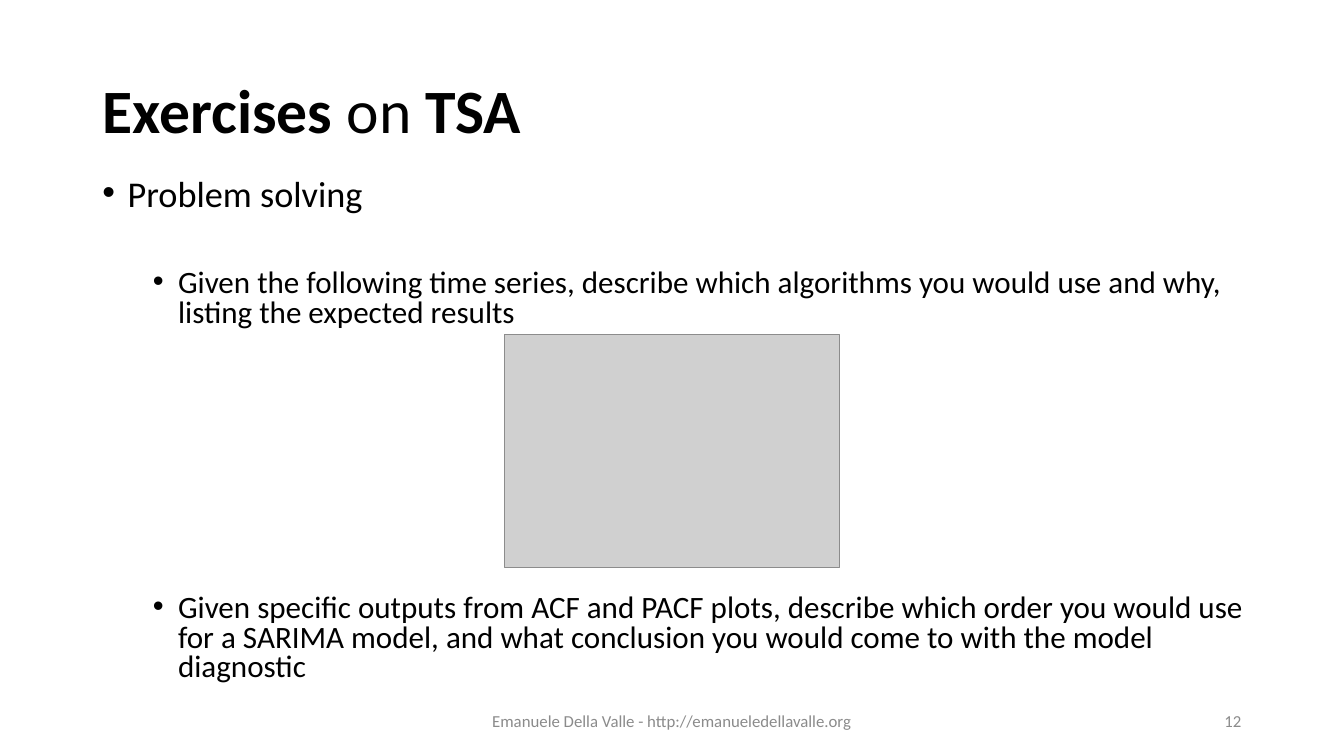
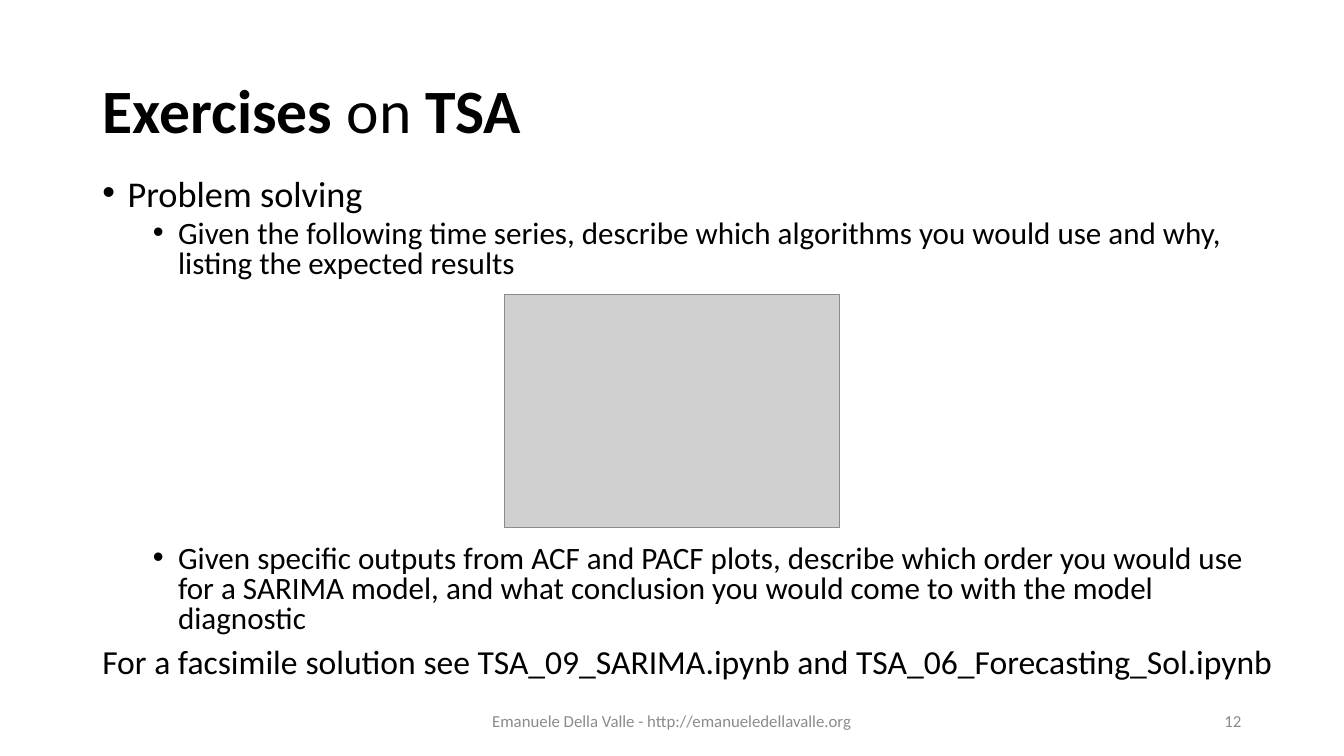
Before and after one commit to eugeniovaretti/streaming-data-analytics, a slide deck: slide 12 of lectures/11_SDS_exam-preview/11_Streaming-Data-Science_exam-preview.pptx. Drawn at 1344x756 pixels with LibreOffice and Linux fonts; fonts in the diff are those of the drawing; grey boxes stand for pictures. Boxes give left, top, right and bottom in pixels: in the first picture for what was removed or moved away, otherwise in the second. Text is boxed around its words. In the diff, an @@ line names an element or a change of style, - is before the commit and + after.

```diff
--- a/lectures/11_SDS_exam-preview/11_Streaming-Data-Science_exam-preview.pptx
+++ b/lectures/11_SDS_exam-preview/11_Streaming-Data-Science_exam-preview.pptx
@@ text "Problem solving" rewrapped from [128,181,1242,683] to [128,181,1242,635] @@
@@ picture: place and size @@
-picture at [505,335,840,569]
+picture at [505,294,840,528]
@@ text added at [102,650,1272,680], 24 pt, text #000000 @@
+For a facsimile solution see TSA_09_SARIMA.ipynb and TSA_06_Forecasting_Sol.ipynb
```
Also in this commit, not shown: 6 other slides changed.
